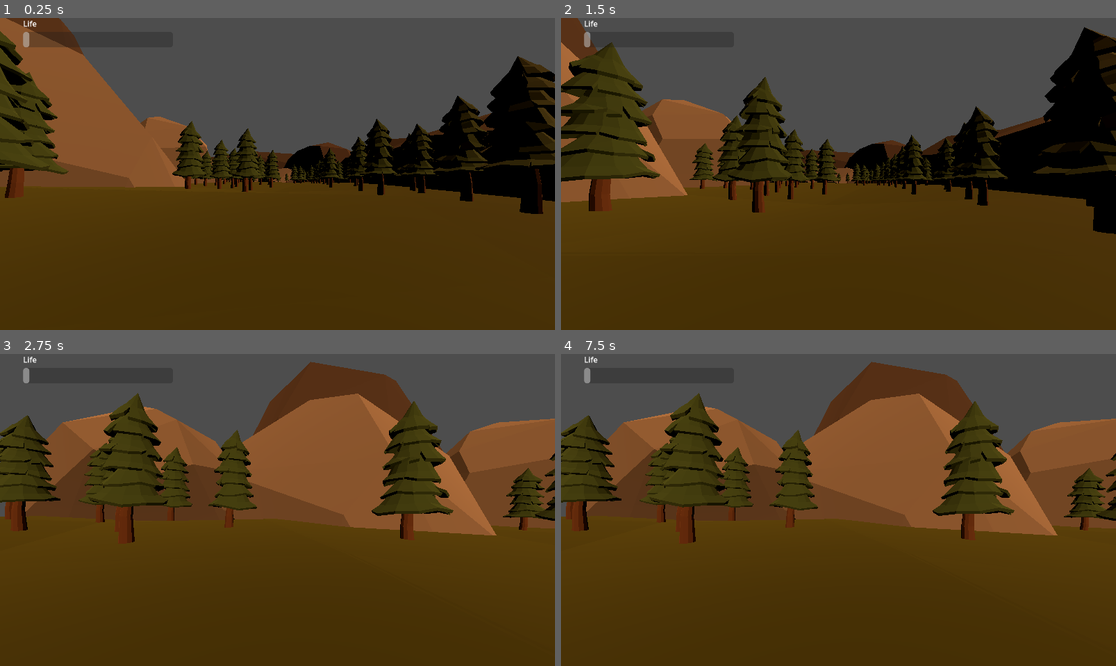
Above: before the commit, frames 1-4 (two rows, left to right).
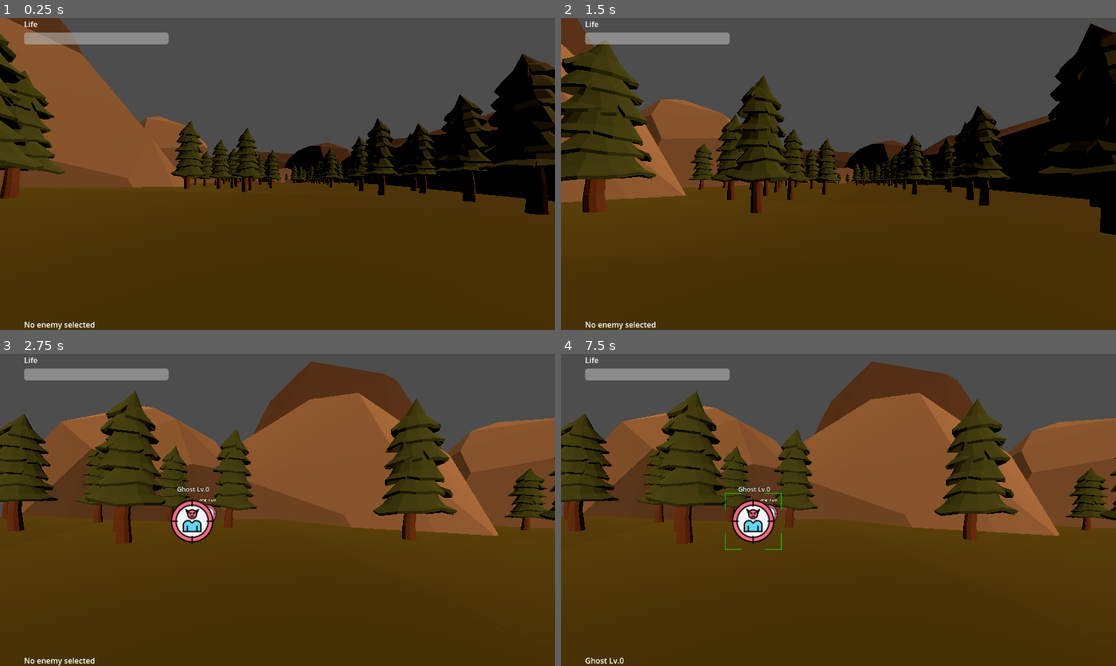
Above: after the commit, the same moments.

Repository: Jpergon251/trick-or-dice
Game: Godot game, scene res://scenes/Main.tscn
Same seed, same stepped clock (60 frames per second), same inputs: the game is played once before the commit and once after it.
Inputs (mouse positions are in pixels of both pictures, inside the frame that each line leads up to):
- Up to frame 1 (0.25 s): no input
- Up to frame 2 (1.5 s): move the mouse to (960, 158) at 0.52 s; click (960, 158) at 0.67 s; move the mouse to (727, 189) at 1.27 s; click (727, 189) at 1.42 s
- Up to frame 3 (2.75 s): tap Enter at 2 s; move the mouse to (333, 441) at 2.02 s; click (333, 441) at 2.17 s
- Up to frame 4 (7.5 s): tap Space at 2.75, 4.25, 5.75 s; move the mouse to (810, 572) at 2.77 s; click (810, 572) at 2.92 s; tap Enter at 3.5, 5 s; move the mouse to (1005, 556) at 3.52 s; click (1005, 556) at 3.67 s; move the mouse to (672, 463) at 4.27 s; click (672, 463) at 4.42 s; move the mouse to (866, 510) at 5.02 s; click (866, 510) at 5.17 s; move the mouse to (755, 432) at 5.77 s; click (755, 432) at 5.92 s; move the mouse to (960, 494) at 6.52 s; click (960, 494) at 6.67 s; move the mouse to (727, 525) at 7.27 s; click (727, 525) at 7.42 s

The runs differ from the first frame. In frame 1, 4.5% of the frame differs, in the area x 0-100%, y 0-100%; in frame 2, 5.3%; in frame 3, 5.4%; in frame 4, 5.4%.

Commit message:
Spawn de enemigos
Seleccion de enemigo para atacar

Diff:
--- a/project.godot
+++ b/project.godot
@@ -15,6 +15,10 @@
 config/features=PackedStringArray("4.5", "GL Compatibility")
 config/icon="res://icon.svg"
 
+[autoload]
+
+GameManager="*res://scripts/game_manager.gd"
+
 [rendering]
 
 renderer/rendering_method="gl_compatibility"
--- a/scenes/Enemies/enemy.tscn
+++ b/scenes/Enemies/enemy.tscn
@@ -1,10 +1,48 @@
-[gd_scene load_steps=2 format=3 uid="uid://1gshxsq7ynor"]
+[gd_scene load_steps=6 format=3 uid="uid://1gshxsq7ynor"]
 
 [ext_resource type="Texture2D" uid="uid://bhjvutj64khle" path="res://assets/sprites/EnemyPlaceholder.png" id="1_5alqo"]
+[ext_resource type="Script" uid="uid://cxfjk15ureb0i" path="res://scripts/enemies/enemy.gd" id="1_48hpc"]
+[ext_resource type="Texture2D" uid="uid://cmb8ykjeuvfu7" path="res://assets/sprites/GreyHighlight.png" id="3_8swre"]
+[ext_resource type="Texture2D" uid="uid://b732xw71aektu" path="res://assets/sprites/GreenHighlight.png" id="4_0th86"]
+
+[sub_resource type="BoxShape3D" id="BoxShape3D_5alqo"]
+margin = 2.0
+size = Vector3(0.5, 0.5, 0.5)
 
 [node name="Enemy" type="Node3D"]
+script = ExtResource("1_48hpc")
 
-[node name="Sprite3D" type="Sprite3D" parent="."]
+[node name="EnemyIMG" type="Sprite3D" parent="."]
 pixel_size = 0.001
 billboard = 1
 texture = ExtResource("1_5alqo")
+
+[node name="HoverHighlight" type="Sprite3D" parent="."]
+transform = Transform3D(0.25, 0, 0, 0, 0.25, 0, 0, 0, 0.25, 0, 0, 0)
+visible = false
+billboard = 1
+texture = ExtResource("3_8swre")
+
+[node name="SelectedHighlight" type="Sprite3D" parent="."]
+transform = Transform3D(0.25, 0, 0, 0, 0.25, 0, 0, 0, 0.25, 0, 0, 0)
+visible = false
+billboard = 1
+texture = ExtResource("4_0th86")
+
+[node name="EnemyArea" type="Area3D" parent="."]
+
+[node name="CollisionShape3D" type="CollisionShape3D" parent="EnemyArea"]
+shape = SubResource("BoxShape3D_5alqo")
+
+[node name="EnemyNameLabel" type="Label3D" parent="."]
+transform = Transform3D(1, 0, 0, 0, 1, 0, 0, 0, 1, 0, 0.35, 0)
+billboard = 1
+double_sided = false
+modulate = Color(0.99116415, 0.99116427, 0.99116415, 1)
+text = "Name"
+font_size = 14
+outline_size = 2
+
+[connection signal="input_event" from="EnemyArea" to="." method="_on_enemy_area_input_event"]
+[connection signal="mouse_entered" from="EnemyArea" to="." method="_on_area_3d_mouse_entered"]
+[connection signal="mouse_exited" from="EnemyArea" to="." method="_on_area_3d_mouse_exited"]
--- a/scenes/Enviroment/checkpoint_area.tscn
+++ b/scenes/Enviroment/checkpoint_area.tscn
@@ -5,6 +5,7 @@
 [sub_resource type="BoxShape3D" id="BoxShape3D_q8u5g"]
 
 [node name="CheckpointArea" type="Area3D"]
+collision_layer = 255
 script = ExtResource("1_d62jo")
 
 [node name="CollisionShape3D" type="CollisionShape3D" parent="."]
--- a/scenes/HUD/hud.tscn
+++ b/scenes/HUD/hud.tscn
@@ -1,4 +1,43 @@
-[gd_scene format=3 uid="uid://ccl3cru58fcbq"]
+[gd_scene load_steps=5 format=3 uid="uid://ccl3cru58fcbq"]
+
+[ext_resource type="Script" uid="uid://bdmb540n00pp" path="res://scripts/hud/hud.gd" id="1_c0cnr"]
+
+[sub_resource type="Animation" id="Animation_c0cnr"]
+resource_name = "EnemySelectedPanelUP"
+length = 0.25
+tracks/0/type = "value"
+tracks/0/imported = false
+tracks/0/enabled = true
+tracks/0/path = NodePath("CanvasLayer/EnemySelectedPanel:position")
+tracks/0/interp = 1
+tracks/0/loop_wrap = true
+tracks/0/keys = {
+"times": PackedFloat32Array(0, 0.25),
+"transitions": PackedFloat32Array(1, 1),
+"update": 0,
+"values": [Vector2(50, 648), Vector2(50, 525)]
+}
+
+[sub_resource type="Animation" id="Animation_glunx"]
+length = 0.001
+tracks/0/type = "value"
+tracks/0/imported = false
+tracks/0/enabled = true
+tracks/0/path = NodePath("CanvasLayer/EnemySelectedPanel:position")
+tracks/0/interp = 1
+tracks/0/loop_wrap = true
+tracks/0/keys = {
+"times": PackedFloat32Array(0),
+"transitions": PackedFloat32Array(1),
+"update": 0,
+"values": [Vector2(50, 648)]
+}
+
+[sub_resource type="AnimationLibrary" id="AnimationLibrary_jjobl"]
+_data = {
+&"EnemySelectedPanelUP": SubResource("Animation_c0cnr"),
+&"RESET": SubResource("Animation_glunx")
+}
 
 [node name="Control" type="Control"]
 layout_mode = 3
@@ -7,6 +46,7 @@
 anchor_bottom = 1.0
 grow_horizontal = 2
 grow_vertical = 2
+script = ExtResource("1_c0cnr")
 
 [node name="CanvasLayer" type="CanvasLayer" parent="."]
 
@@ -16,19 +56,60 @@
 anchor_top = 0.045
 anchor_right = 0.042000003
 anchor_bottom = 0.045
-offset_left = -0.3840027
-offset_top = -0.16000175
-offset_right = 310.616
-offset_bottom = 31.839998
+offset_left = 1.6159973
+offset_top = 0.83999825
+offset_right = 301.616
+offset_bottom = 25.839998
 size_flags_horizontal = 4
 size_flags_vertical = 4
 step = 1.0
-value = 3.0
+value = 6.0
 show_percentage = false
 
-[node name="Label" type="Label" parent="CanvasLayer/ProgressBar"]
+[node name="HealthLabel" type="Label" parent="CanvasLayer/ProgressBar"]
 layout_mode = 0
 offset_top = -29.0
-offset_right = 457.0
+offset_right = 310.0
 offset_bottom = -6.0
 text = "Life"
+
+[node name="EnemySelectedPanel" type="Panel" parent="CanvasLayer"]
+offset_left = 50.0
+offset_top = 648.0
+offset_right = 250.0
+offset_bottom = 748.0
+
+[node name="EnemySelectedLabel" type="Label" parent="CanvasLayer/EnemySelectedPanel"]
+layout_mode = 0
+offset_top = -23.0
+offset_right = 200.0
+text = "Enemy Selected:"
+
+[node name="HBoxContainer" type="HBoxContainer" parent="CanvasLayer/EnemySelectedPanel"]
+layout_mode = 1
+anchors_preset = 15
+anchor_right = 1.0
+anchor_bottom = 1.0
+grow_horizontal = 2
+grow_vertical = 2
+
+[node name="EnemyIcon" type="TextureRect" parent="CanvasLayer/EnemySelectedPanel/HBoxContainer"]
+layout_mode = 2
+size_flags_horizontal = 3
+expand_mode = 2
+
+[node name="GridContainer" type="GridContainer" parent="CanvasLayer/EnemySelectedPanel/HBoxContainer"]
+layout_mode = 2
+size_flags_horizontal = 3
+
+[node name="BackButton" type="Button" parent="CanvasLayer/EnemySelectedPanel"]
+layout_mode = 0
+offset_left = 200.0
+offset_right = 219.0
+offset_bottom = 15.0
+text = "Back"
+
+[node name="HUDAnimationPlayer" type="AnimationPlayer" parent="."]
+libraries = {
+&"": SubResource("AnimationLibrary_jjobl")
+}
--- a/scenes/Main.tscn
+++ b/scenes/Main.tscn
@@ -1,8 +1,7 @@
-[gd_scene load_steps=23 format=3 uid="uid://cp04sndywii4e"]
+[gd_scene load_steps=22 format=3 uid="uid://cp04sndywii4e"]
 
 [ext_resource type="Script" uid="uid://opbulalqxtwt" path="res://scripts/enviroment/path_follow_3d.gd" id="1_qmy6f"]
 [ext_resource type="PackedScene" uid="uid://casop62eikowi" path="res://scenes/Player/player.tscn" id="2_rvslj"]
-[ext_resource type="Script" uid="uid://ceex06co1uk1t" path="res://scripts/player/player.gd" id="2_wp0k4"]
 [ext_resource type="Texture2D" uid="uid://hfcpk48qjpsg" path="res://assets/textures/Textures/Village pixel-64x64.jpg" id="3_c01mt"]
 [ext_resource type="ArrayMesh" uid="uid://do2gf0tye2t04" path="res://assets/models/OBJ/Land_1.obj" id="4_nxtc6"]
 [ext_resource type="ArrayMesh" uid="uid://c8t4364anne6t" path="res://assets/models/OBJ/Tree_1.obj" id="5_jlsqs"]
@@ -53,14 +52,13 @@
 curve = SubResource("Curve3D_bjd11")
 
 [node name="PathFollow3D" type="PathFollow3D" parent="Path3D" node_paths=PackedStringArray("checkpoints")]
-transform = Transform3D(-0.054736394, -0.03481376, -0.9978793, -3.7252446e-09, 0.99938816, -0.034865662, 0.99848855, -0.0019084605, -0.054702993, 0, 0, 0)
+transform = Transform3D(-0.054736394, -0.034813717, -0.9978793, -3.7252446e-09, 0.9993868, -0.034865662, 0.99848855, -0.001908458, -0.054702993, 0, 0, 0)
 loop = false
 script = ExtResource("1_qmy6f")
 checkpoints = [NodePath("../../CheckpointArea")]
 
 [node name="Player" parent="Path3D/PathFollow3D" instance=ExtResource("2_rvslj")]
 transform = Transform3D(-0.024277078, 0, 0.4994123, 0, 0.5, 0, -0.4994123, 0, -0.024277078, 0, 0, 0)
-script = ExtResource("2_wp0k4")
 
 [node name="DirectionalLight3D" type="DirectionalLight3D" parent="."]
 transform = Transform3D(0.75856197, 0.6515341, -0.009338468, -0.48146504, 0.57009745, 0.66571796, 0.43906167, -0.50049216, 0.74614507, 0, 6.700797, 0)
--- a/scenes/Player/player.tscn
+++ b/scenes/Player/player.tscn
@@ -1,5 +1,6 @@
-[gd_scene load_steps=4 format=3 uid="uid://casop62eikowi"]
+[gd_scene load_steps=5 format=3 uid="uid://casop62eikowi"]
 
+[ext_resource type="Script" uid="uid://ceex06co1uk1t" path="res://scripts/player/player.gd" id="1_1kbk7"]
 [ext_resource type="PackedScene" uid="uid://ccl3cru58fcbq" path="res://scenes/HUD/hud.tscn" id="1_cyojo"]
 
 [sub_resource type="CapsuleMesh" id="CapsuleMesh_kk62l"]
@@ -7,6 +8,11 @@
 [sub_resource type="CapsuleShape3D" id="CapsuleShape3D_kk62l"]
 
 [node name="Player" type="CharacterBody3D"]
+script = ExtResource("1_1kbk7")
+
+[node name="Control" parent="." node_paths=PackedStringArray("player") instance=ExtResource("1_cyojo")]
+visible = false
+player = NodePath("..")
 
 [node name="MeshInstance3D" type="MeshInstance3D" parent="."]
 transform = Transform3D(-4.371139e-08, 0, -1, 0, 1, 0, 1, 0, -4.371139e-08, -0.46319687, 0.37883526, -0.088789165)
@@ -17,8 +23,5 @@
 transform = Transform3D(-4.371139e-08, 0, -1, 0, 1, 0, 1, 0, -4.371139e-08, -0.46319687, 0.37883526, -0.088789165)
 shape = SubResource("CapsuleShape3D_kk62l")
 
-[node name="Control" parent="." instance=ExtResource("1_cyojo")]
-
 [node name="Camera3D" type="Camera3D" parent="."]
-transform = Transform3D(-4.371139e-08, 0, -1, 0, 1, 0, 1, 0, -4.371139e-08, -0.015521944, 0.86212105, -0.088789165)
-current = true
+transform = Transform3D(-4.371139e-08, 0, -1, 0, 1, 0, 1, 0, -4.371139e-08, 0.17377138, 0.86212105, -0.088789165)
--- /dev/null
+++ b/scenes/testing.tscn
@@ -0,0 +1,10 @@
+[gd_scene load_steps=2 format=3 uid="uid://cwdxtghtbjgeb"]
+
+[ext_resource type="PackedScene" uid="uid://1gshxsq7ynor" path="res://scenes/Enemies/enemy.tscn" id="1_ryjsw"]
+
+[node name="Testing" type="Node3D"]
+
+[node name="Camera3D" type="Camera3D" parent="."]
+transform = Transform3D(1, 0, 0, 0, 1, 0, 0, 0, 1, 0, 0, 0.96409297)
+
+[node name="Enemy" parent="." instance=ExtResource("1_ryjsw")]
--- /dev/null
+++ b/scripts/enemies/enemy.gd
@@ -0,0 +1,74 @@
+extends Node3D
+
+var is_selected: bool = false
+var enemy_type: EnemyType
+var health: int = 100
+var enemy_name: String = ""
+var enemy_lvl: int
+
+#TEMATICA DE HALLOWEEN
+enum EnemyType {
+	ZOMBIE,
+	GHOST,
+	WITCH,
+	VAMPIRE,
+	FRANKENSTEIN
+}
+
+@onready var hover_highlight: Sprite3D = $HoverHighlight
+@onready var selected_highlight: Sprite3D = $SelectedHighlight
+@onready var enemy_name_label: Label3D = $EnemyNameLabel
+
+
+func _ready() -> void:
+	hover_highlight.visible = false
+	selected_highlight.visible = false
+	enemy_type = get_random_enemytype()
+	set_enemy_name()
+	print("Spawned enemy of type:", enemy_type)
+
+func _process(delta: float) -> void:
+	if is_selected and GameManager.currently_selected_enemy != self:
+		is_selected = false
+		selected_highlight.visible = false
+
+func _on_area_3d_mouse_entered() -> void:
+	hover_highlight.visible = true
+
+func _on_area_3d_mouse_exited() -> void:
+	hover_highlight.visible = false
+
+
+#Solo puede estar seleccionado un enemigo a la vez
+func _on_enemy_area_input_event(camera: Node, event: InputEvent, event_position: Vector3, normal: Vector3, shape_idx: int) -> void:
+	if event is InputEventMouseButton and event.pressed and event.button_index == MOUSE_BUTTON_LEFT:
+		select_enemy(self)
+		selected_highlight.visible = true
+		is_selected = true
+		hover_highlight.visible = false
+
+func select_enemy(enemy: Node3D) -> void:
+	is_selected = true
+	selected_highlight.visible = true
+	GameManager.currently_selected_enemy = enemy
+	print("Selected enemy:", GameManager.currently_selected_enemy.name)
+
+func set_enemy_name():
+	match enemy_type:
+		EnemyType.ZOMBIE:
+			enemy_name = "Zombie Lv." + str(enemy_lvl)
+		EnemyType.GHOST:
+			enemy_name = "Ghost Lv." + str(enemy_lvl)
+		EnemyType.WITCH:
+			enemy_name = "Witch Lv." + str(enemy_lvl)
+		EnemyType.VAMPIRE:
+			enemy_name = "Vampire Lv." + str(enemy_lvl)
+		EnemyType.FRANKENSTEIN:
+			enemy_name = "Frankenstein Lv." + str(enemy_lvl)
+	enemy_name_label.text = enemy_name
+
+#Devuelve un tipo de enemigo aleatorio en string para asignarlo al nombre
+func get_random_enemytype() -> EnemyType:
+	var types = EnemyType.values()
+	var random_index = randi() % types.size()
+	return types[random_index]
--- a/scripts/enviroment/checkpoint_area.gd
+++ b/scripts/enviroment/checkpoint_area.gd
@@ -2,70 +2,84 @@
 
 #Script para el area a la que el jugador llega y cuando entra spawnean los enemigos del numero de fase que sea
 
-enum Phase {
-	FIRST,
-	SECOND,
-	THIRD,
-	FOURTH,
-	FIFTH,
-	SIXTH,
-	SEVENTH,
-	EIGHTH,
-	NINTH,
-	TENTH
-}
 
-@export var phase: Phase = Phase.FIRST
+
+
 @export var spawn_zone: Area3D
+@onready var collision_shape_3d: CollisionShape3D = $CollisionShape3D
+
 
 var enemies_spawned: bool = false
 var enemies_defeated: bool = false
 
 
-@export var enemies_to_spawn := 3
+@export var enemies_to_spawn := 2
 @export var enemy_scene: PackedScene
+
+
 
 func _ready() -> void:
 	pass
 
 func spawn_enemies() -> void:
-	match phase:
-		Phase.FIRST:
-			print("Spawning enemies for phase FIRST")
+	match GameManager.phase:
+		GameManager.Phase.FIRST:
+			#Que haya separacion entre los enemigos al spawnear
+			for i in range(enemies_to_spawn):
+				var enemy_instance = enemy_scene.instantiate()
+				var spawn_position = get_random_point_in_spawn_zone()
+				enemy_instance.global_position = spawn_position
+				get_parent().add_child(enemy_instance)
+				print("Spawning enemies for phase FIRST:", i)
 
-			# Aquí puedes agregar la lógica para spawnear los enemigos de la fase FIRST
-		Phase.SECOND:
+				# Aquí puedes agregar la lógica para spawnear los enemigos de la fase FIRST
+		GameManager.Phase.SECOND:
 			print("Spawning enemies for phase SECOND")
 			# Aquí puedes agregar la lógica para spawnear los enemigos de la fase SECOND
-		Phase.THIRD:
+		GameManager.Phase.THIRD:
 			print("Spawning enemies for phase THIRD")
 			# Aquí puedes agregar la lógica para spawnear los enemigos de la fase THIRD
-		Phase.FOURTH:
+		GameManager.Phase.FOURTH:
 			print("Spawning enemies for phase FOURTH")
 			# Aquí puedes agregar la lógica para spawnear los enemigos de la fase FOURTH
-		Phase.FIFTH:
+		GameManager.Phase.FIFTH:
 			print("Spawning enemies for phase FIFTH")
 			# Aquí puedes agregar la lógica para spawnear los enemigos de la fase FIFTH
-		Phase.SIXTH:
+		GameManager.Phase.SIXTH:
 			print("Spawning enemies for phase SIXTH")
 			# Aquí puedes agregar la lógica para spawnear los enemigos de la fase SIXTH
-		Phase.SEVENTH:
+		GameManager.Phase.SEVENTH:
 			print("Spawning enemies for phase SEVENTH")
 			# Aquí puedes agregar la lógica para spawnear los enemigos de la fase SEVENTH
-		Phase.EIGHTH:
+		GameManager.Phase.EIGHTH:
 			print("Spawning enemies for phase EIGHTH")
 			# Aquí puedes agregar la lógica para spawnear los enemigos de la fase EIGHTH
-		Phase.NINTH:
+		GameManager.Phase.NINTH:
 			print("Spawning enemies for phase NINTH")
 			# Aquí puedes agregar la lógica para spawnear los enemigos de la fase NINTH
-		Phase.TENTH:
+		GameManager.Phase.TENTH:
 			print("Spawning enemies for phase TENTH")
+
 			# Aquí puedes agregar la lógica para spawnear los enemigos de la fase TENTH
+
+# Función para obtener un punto aleatorio dentro de la zona de spawn
+func get_random_point_in_spawn_zone() -> Vector3:
+	var spawn_position = spawn_zone.global_position
+	var spawn_radius = spawn_zone.get_child(0).shape.radius
+	var random_offset = Vector3(
+		randf_range(-spawn_radius, spawn_radius),
+		0,
+		randf_range(-spawn_radius, spawn_radius)
+	)
+	return spawn_position + random_offset
 
 func _on_body_entered(body: Node3D) -> void:
 	if body.name == "Player" and not enemies_spawned:
+		print("El jugador ha entrado")
+		collision_shape_3d.call_deferred("set_disabled", true)
+		enemies_spawned = true
 		spawn_enemies()
-		enemies_spawned = true
-		$CollisionShape3D.disabled = true  # Desactivar el área para que no se active de nuevo
+		spawn_zone.queue_free()
+		  # Desactivar el área para que no se active de nuevo
 
 		# Aquí puedes agregar lógica adicional, como iniciar un temporizador para verificar si los enemigos han sido derrotados
--- a/scripts/enviroment/path_follow_3d.gd
+++ b/scripts/enviroment/path_follow_3d.gd
@@ -34,9 +34,6 @@
 		var target_rotation = atan2(direction.x, direction.z)
 		player.rotation.y = target_rotation
 
-	# Spawnear enemigos desde el checkpoint
-	area.spawn_enemies()
-
 	# Esperar hasta que todos los enemigos de esta zona estén derrotados
 	await check_enemies_defeated(area)
 
--- a/scripts/enviroment/spawn_zone.gd
+++ /dev/null
@@ -1,56 +0,0 @@
-extends Area3D
-
-enum Phase {
-	FIRST, SECOND, THIRD, FOURTH, FIFTH, SIXTH, SEVENTH, EIGHTH, NINTH, TENTH
-}
-
-@export var phase: Phase = Phase.FIRST
-@export var spawn_zone: Area3D
-@export var enemies_to_spawn := 3
-@export var enemy_scene: PackedScene = preload("res://Scenes/Enemy.tscn")
-
-var enemies_spawned := false
-var enemies_defeated := false
-
-
-func spawn_enemies() -> void:
-	if enemies_spawned:
-		return
-	enemies_spawned = true
-
-	print("Spawning enemies for phase %s" % [phase])
-
-	var enemies = []
-	for i in range(enemies_to_spawn):
-		var e = enemy_scene.instantiate()
-		get_tree().current_scene.add_child(e)
-		e.global_position = get_random_point_in_spawn_zone()
-		enemies.append(e)
-
-	await _wait_until_all_dead(enemies)
-	enemies_defeated = true
-
-
-func get_random_point_in_spawn_zone() -> Vector3:
-	if not spawn_zone:
-		return global_position
-
-	var shape = spawn_zone.get_node_or_null("CollisionShape3D")
-	if shape and shape.shape is BoxShape3D:
-		var extents = shape.shape.extents
-		var origin = spawn_zone.global_position
-		return origin + Vector3(
-			randf_range(-extents.x, extents.x),
-			0,
-			randf_range(-extents.z, extents.z)
-		)
-	else:
-		return spawn_zone.global_position
-
-
-func _wait_until_all_dead(enemies: Array) -> void:
-	while true:
-		enemies = enemies.filter(func(e): return is_instance_valid(e))
-		if enemies.is_empty():
-			break
-		await get_tree().create_timer(0.5).timeout
--- a/scripts/game_manager.gd
+++ b/scripts/game_manager.gd
@@ -1 +1,20 @@
 extends Node
+
+enum Phase {
+	FIRST,
+	SECOND,
+	THIRD,
+	FOURTH,
+	FIFTH,
+	SIXTH,
+	SEVENTH,
+	EIGHTH,
+	NINTH,
+	TENTH
+}
+# La fase actual del juego
+var phase: Phase = Phase.FIRST
+var currently_selected_enemy: Node3D = null
+
+func _ready() -> void:
+	pass
--- a/scripts/hud/hud.gd
+++ b/scripts/hud/hud.gd
@@ -1,8 +1,29 @@
 extends Control
 
-@export var camera_view_texture: SubViewport
+@export var player: CharacterBody3D
+@onready var progress_bar: ProgressBar = $CanvasLayer/ProgressBar
+@onready var enemy_selected_label: Label = $CanvasLayer/EnemySelectedPanel/EnemySelectedLabel
+@onready var enemy_icon: TextureRect = $CanvasLayer/EnemySelectedPanel/HBoxContainer/EnemyIcon
+@onready var enemy_selected_panel: Panel = $CanvasLayer/EnemySelectedPanel
+@onready var hud_animation_player: AnimationPlayer = $HUDAnimationPlayer
+@onready var back_button: Button = $CanvasLayer/EnemySelectedPanel/BackButton
 
-@onready var camera_view: Sprite3D = $CanvasLayer/CameraView
 
 func _ready() -> void:
-	camera_view.texture = camera_view_texture.get_texture()
+	pass
+
+func _process(delta: float) -> void:
+	if player:
+		var health_percentage = float(player.health) / float(player.max_health) * 100.0
+		progress_bar.value = health_percentage
+
+#Subir el panel un poco si hay un enemigo seleccionado, sino bajarlo
+	if GameManager.currently_selected_enemy:
+		enemy_selected_label.text = GameManager.currently_selected_enemy.enemy_name
+		enemy_icon.texture = get_enemy_icon()
+	else:
+		enemy_selected_label.text = "No enemy selected"
+		enemy_icon.texture = null
+
+func get_enemy_icon() -> Texture:
+	return GameManager.currently_selected_enemy.get_child(0).texture
--- a/scripts/player/player.gd
+++ b/scripts/player/player.gd
@@ -1,4 +1,15 @@
 extends CharacterBody3D
 
 # Script para el jugador, maneja el movimiento y las interacciones con el entorno
+
+var health: int = 100
+var max_health: int = 100
+var is_alive: bool = true
+var damage: int = 10
+var player_name: String = ""
+
 @export var speed: float = 5.0
+@export var rotation_speed: float = 3.0
+
+func _ready() -> void:
+	pass
Binary file added: assets/sprites/GreenHighlight.png
Not shown, added: assets/sprites/GreenHighlight.png.import
Binary file added: assets/sprites/GreyHighlight.png
Not shown, added: assets/sprites/GreyHighlight.png.import
Not shown, added: scripts/enemies/enemy.gd.uid
